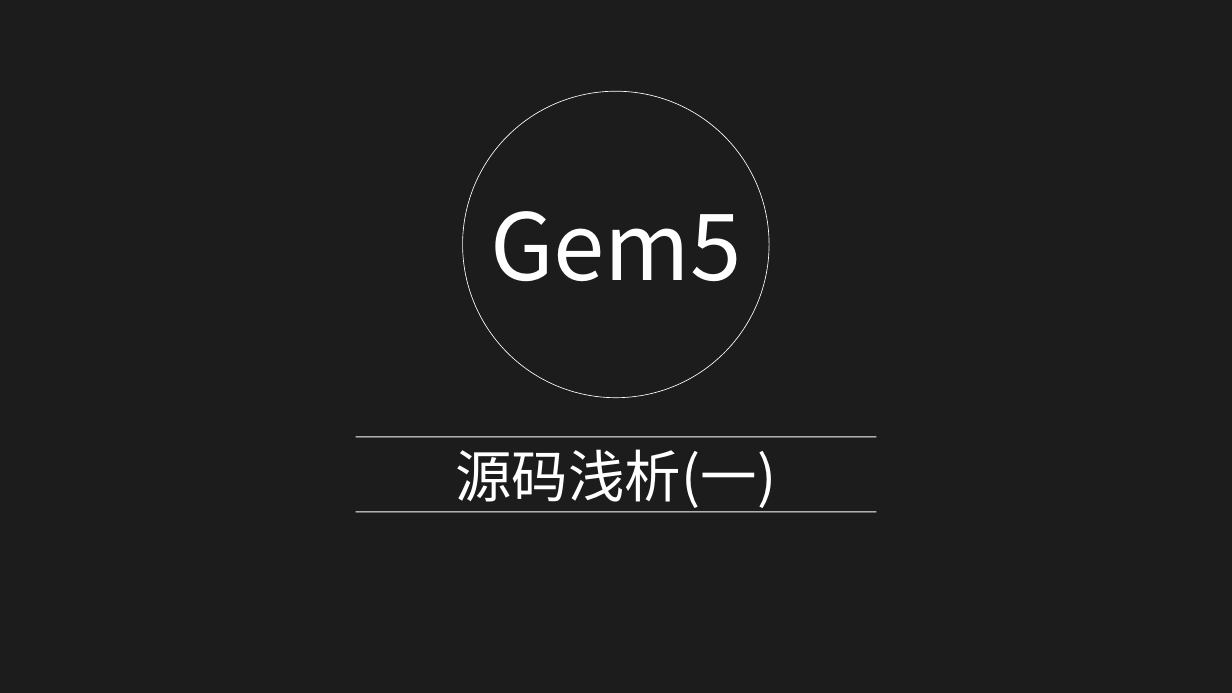
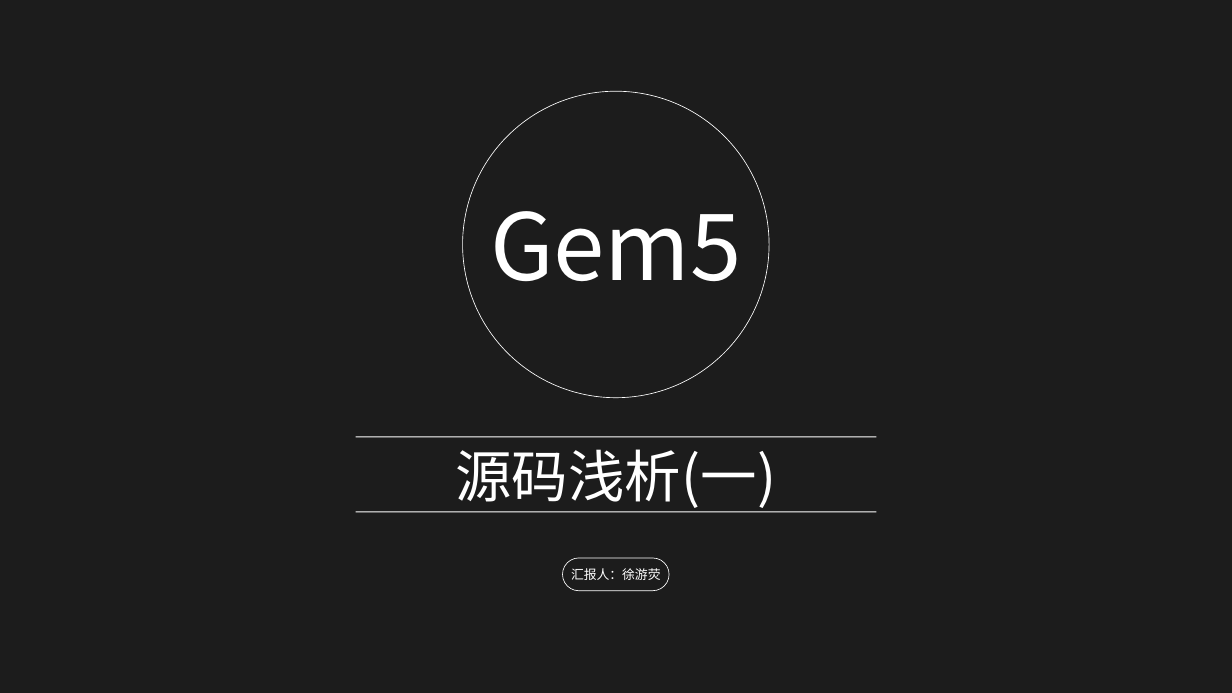
Before and after one commit to oliverxyy/gem5-source-code-learning, a slide deck: slide 1 of doc/gem5.pptx. Drawn at 1232x693 pixels with LibreOffice and Linux fonts; fonts in the diff are those of the drawing; background and template pictures are left out; a plain dark background stands for a picture behind light text. Boxes give left, top, right and bottom in pixels: in the first picture for what was removed or moved away, otherwise in the second. Text is boxed around its words. In the diff, an @@ line names an element or a change of style, - is before the commit and + after.

```diff
--- a/doc/gem5.pptx
+++ b/doc/gem5.pptx
@@ rounded rectangle added at (x1=563, y1=558, x2=669, y2=591), outline #FFFFFF 0.51 pt @@
@@ text added at (x1=571, y1=568, x2=661, y2=580), 10 pt, text #FFFFFF @@
+汇报人：徐游荧
```
Also in this commit, not shown: 3 other slides changed, 1 slide added, 1 slide removed.
